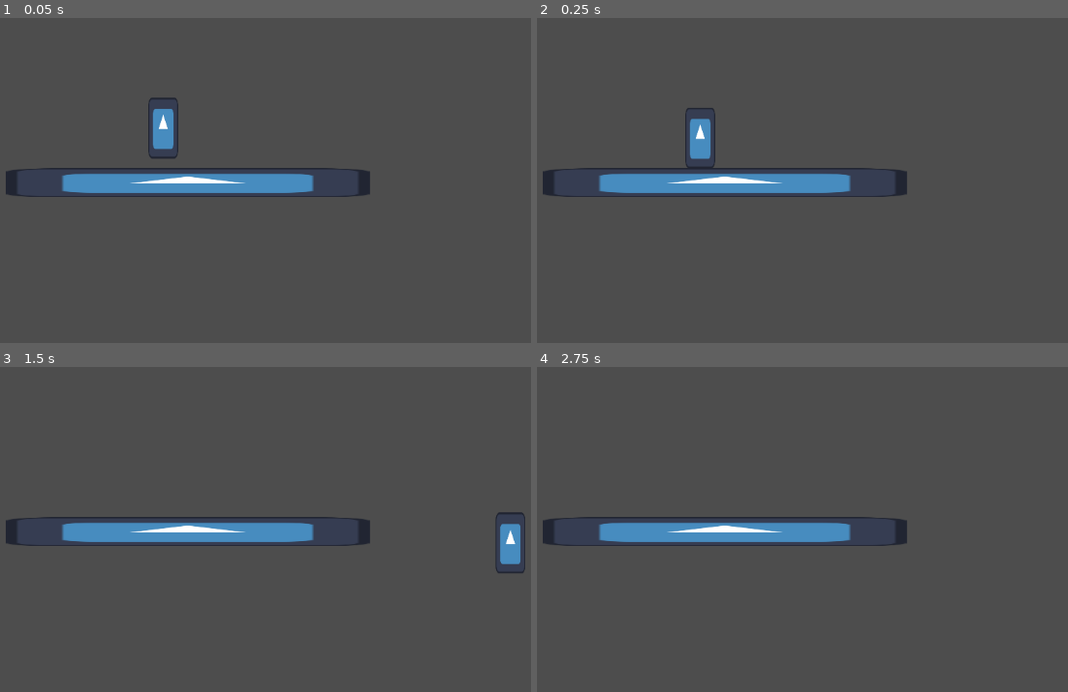
Above: before the commit, frames 1-4 (two rows, left to right).
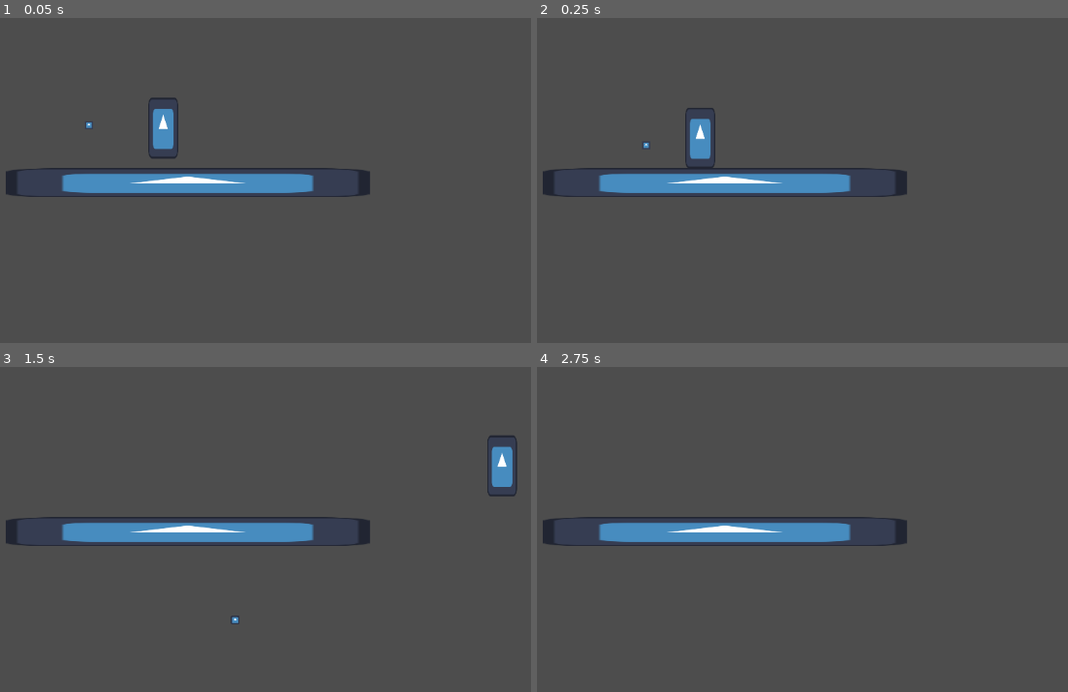
Above: after the commit, the same moments.

Repository: Mkath1423/wgdc-w25-game-jam
Game: Godot game, scene res://scenes/testing/player_testing.tscn
Same seed, same stepped clock (60 frames per second), same inputs: the game is played once before the commit and once after it. This scene is started directly instead of the project's main scene. The engine's default icon, where the game draws it, is replaced by a stand-in: a white triangle on a blue panel in a dark square.
Inputs (mouse positions are in pixels of both pictures, inside the frame that each line leads up to):
- Up to frame 1 (0.05 s): no input
- Up to frame 2 (0.25 s): no input
- Up to frame 3 (1.5 s): tap Enter (ui_accept) at 0.5, 0.6 s; move the mouse to (334, 454) at 0.52 s; hold Right (ui_right) from 0.53 s (still down); tap Space (jump, bound only after the commit) at 0.77, 1.07 s; click (334, 454) at 0.8 s; move the mouse to (10, 497) at 1.27 s; click (10, 497) at 1.35 s
- Up to frame 4 (2.75 s): tap Space (jump, bound only after the commit) at 1.52, 1.82, 2.3 s; tap E (pickup, bound only after the commit) at 1.55, 2.1 s; tap Enter (ui_accept) at 2 s; move the mouse to (781, 380) at 2.02 s; release Right (ui_right) at 2.03 s; hold Left (ui_left) from 2.03 s (still down)

The runs differ from the first frame. In frame 1, less than 0.1% of the frame differs, in the area x 16-18%, y 32-34%; in frame 2, less than 0.1%; in frame 3, 1.3%, in the area x 43-99%, y 21-80%; in frame 4, nothing differs.

Commit message:
added the gun

Diff:
--- a/chill-out/project.godot
+++ b/chill-out/project.godot
@@ -15,6 +15,38 @@
 config/features=PackedStringArray("4.3", "GL Compatibility")
 config/icon="res://sprites/icon.svg"
 
+[input]
+
+move_left={
+"deadzone": 0.5,
+"events": [Object(InputEventKey,"resource_local_to_scene":false,"resource_name":"","device":-1,"window_id":0,"alt_pressed":false,"shift_pressed":false,"ctrl_pressed":false,"meta_pressed":false,"pressed":false,"keycode":0,"physical_keycode":65,"key_label":0,"unicode":97,"location":0,"echo":false,"script":null)
+, Object(InputEventKey,"resource_local_to_scene":false,"resource_name":"","device":-1,"window_id":0,"alt_pressed":false,"shift_pressed":false,"ctrl_pressed":false,"meta_pressed":false,"pressed":false,"keycode":0,"physical_keycode":4194319,"key_label":0,"unicode":0,"location":0,"echo":false,"script":null)
+]
+}
+move_right={
+"deadzone": 0.5,
+"events": [Object(InputEventKey,"resource_local_to_scene":false,"resource_name":"","device":-1,"window_id":0,"alt_pressed":false,"shift_pressed":false,"ctrl_pressed":false,"meta_pressed":false,"pressed":false,"keycode":0,"physical_keycode":68,"key_label":0,"unicode":100,"location":0,"echo":false,"script":null)
+, Object(InputEventKey,"resource_local_to_scene":false,"resource_name":"","device":-1,"window_id":0,"alt_pressed":false,"shift_pressed":false,"ctrl_pressed":false,"meta_pressed":false,"pressed":false,"keycode":0,"physical_keycode":4194321,"key_label":0,"unicode":0,"location":0,"echo":false,"script":null)
+]
+}
+jump={
+"deadzone": 0.5,
+"events": [Object(InputEventKey,"resource_local_to_scene":false,"resource_name":"","device":-1,"window_id":0,"alt_pressed":false,"shift_pressed":false,"ctrl_pressed":false,"meta_pressed":false,"pressed":false,"keycode":0,"physical_keycode":32,"key_label":0,"unicode":32,"location":0,"echo":false,"script":null)
+, Object(InputEventKey,"resource_local_to_scene":false,"resource_name":"","device":-1,"window_id":0,"alt_pressed":false,"shift_pressed":false,"ctrl_pressed":false,"meta_pressed":false,"pressed":false,"keycode":0,"physical_keycode":4194320,"key_label":0,"unicode":0,"location":0,"echo":false,"script":null)
+, Object(InputEventKey,"resource_local_to_scene":false,"resource_name":"","device":-1,"window_id":0,"alt_pressed":false,"shift_pressed":false,"ctrl_pressed":false,"meta_pressed":false,"pressed":false,"keycode":0,"physical_keycode":87,"key_label":0,"unicode":119,"location":0,"echo":false,"script":null)
+]
+}
+fire={
+"deadzone": 0.5,
+"events": [Object(InputEventMouseButton,"resource_local_to_scene":false,"resource_name":"","device":-1,"window_id":0,"alt_pressed":false,"shift_pressed":false,"ctrl_pressed":false,"meta_pressed":false,"button_mask":1,"position":Vector2(169, 30),"global_position":Vector2(188, 121),"factor":1.0,"button_index":1,"canceled":false,"pressed":true,"double_click":false,"script":null)
+]
+}
+pickup={
+"deadzone": 0.5,
+"events": [Object(InputEventKey,"resource_local_to_scene":false,"resource_name":"","device":-1,"window_id":0,"alt_pressed":false,"shift_pressed":false,"ctrl_pressed":false,"meta_pressed":false,"pressed":false,"keycode":0,"physical_keycode":69,"key_label":0,"unicode":101,"location":0,"echo":false,"script":null)
+]
+}
+
 [rendering]
 
 renderer/rendering_method="gl_compatibility"
--- a/chill-out/scenes/player.tscn
+++ b/chill-out/scenes/player.tscn
@@ -1,15 +1,15 @@
-[gd_scene load_steps=4 format=3 uid="uid://bsiba0xh01axl"]
+[gd_scene load_steps=5 format=3 uid="uid://bsiba0xh01axl"]
 
 [ext_resource type="Script" path="res://sprites/player.gd" id="1_g6mxo"]
 [ext_resource type="Texture2D" uid="uid://dtk4alli1j447" path="res://sprites/icon.svg" id="2_kevla"]
+[ext_resource type="PackedScene" uid="uid://b2siuigsiugyw" path="res://scenes/thermal_gun.tscn" id="3_w65ue"]
 
 [sub_resource type="CapsuleShape2D" id="CapsuleShape2D_lnf7x"]
 radius = 44.0
 height = 180.0
 
-[node name="player" type="CharacterBody2D"]
+[node name="player" type="CharacterBody2D" groups=["player"]]
 position = Vector2(-3, 4)
-collision_layer = 3
 script = ExtResource("1_g6mxo")
 ground_move_speed = 1000
 air_move_speed = 1000
@@ -29,3 +29,6 @@
 
 [node name="CollisionShape2D" type="CollisionShape2D" parent="."]
 shape = SubResource("CapsuleShape2D_lnf7x")
+
+[node name="ThermalGun" parent="." instance=ExtResource("3_w65ue")]
+position = Vector2(280.846, 432.313)
--- /dev/null
+++ b/chill-out/scenes/projectile.tscn
@@ -0,0 +1,20 @@
+[gd_scene load_steps=4 format=3 uid="uid://c5mnkal840l8g"]
+
+[ext_resource type="Script" path="res://src/projectile.gd" id="1_6mmnj"]
+[ext_resource type="Texture2D" uid="uid://dtk4alli1j447" path="res://sprites/icon.svg" id="1_nk34w"]
+
+[sub_resource type="CircleShape2D" id="CircleShape2D_2e27c"]
+
+[node name="Projectile" type="Area2D" groups=["projectile"]]
+script = ExtResource("1_6mmnj")
+move_speed = 300.0
+
+[node name="Sprite2D" type="Sprite2D" parent="."]
+scale = Vector2(0.2, 0.2)
+texture = ExtResource("1_nk34w")
+
+[node name="CollisionShape2D" type="CollisionShape2D" parent="."]
+shape = SubResource("CircleShape2D_2e27c")
+
+[node name="RayCast2D" type="RayCast2D" parent="."]
+collide_with_areas = true
--- a/chill-out/scenes/testing/player_testing.tscn
+++ b/chill-out/scenes/testing/player_testing.tscn
@@ -1,7 +1,8 @@
-[gd_scene load_steps=4 format=3 uid="uid://drg6qgphcnqn2"]
+[gd_scene load_steps=5 format=3 uid="uid://drg6qgphcnqn2"]
 
 [ext_resource type="PackedScene" uid="uid://bsiba0xh01axl" path="res://scenes/player.tscn" id="1_hffy6"]
 [ext_resource type="Texture2D" uid="uid://dtk4alli1j447" path="res://sprites/icon.svg" id="2_i048g"]
+[ext_resource type="PackedScene" uid="uid://c5mnkal840l8g" path="res://scenes/projectile.tscn" id="3_6g1o5"]
 
 [sub_resource type="RectangleShape2D" id="RectangleShape2D_5axcu"]
 size = Vector2(127.645, 123.535)
@@ -9,15 +10,8 @@
 [node name="PlayerTesting" type="Node2D"]
 
 [node name="player" parent="." instance=ExtResource("1_hffy6")]
-ground_move_speed = 1000
-air_move_speed = 1000
-jump_speed = 1000
 max_fall_speed = 400000
 coyote_frames = 20
-jump_buffering_frames = 5
-variable_jump_stopping = 3
-additional_fall_gravity_threshhold = 100.0
-additional_fall_gravity = 2.0
 apex_move_speed_bonus = 500
 apex_boost_threshhold = 100
 
@@ -34,3 +28,6 @@
 
 [node name="Camera2D" type="Camera2D" parent="."]
 zoom = Vector2(0.5, 0.5)
+
+[node name="Projectile" parent="." instance=ExtResource("3_6g1o5")]
+position = Vector2(-239, -17)
--- /dev/null
+++ b/chill-out/scenes/thermal_gun.tscn
@@ -0,0 +1,8 @@
+[gd_scene load_steps=2 format=3 uid="uid://b2siuigsiugyw"]
+
+[ext_resource type="Script" path="res://src/thermal_gun.gd" id="1_wnry3"]
+
+[node name="ThermalGun" type="Node2D"]
+script = ExtResource("1_wnry3")
+
+[node name="Sprite2D" type="Sprite2D" parent="."]
--- a/chill-out/sprites/player.gd
+++ b/chill-out/sprites/player.gd
@@ -34,7 +34,7 @@
 
 func check_for_jump_input():
 	# jump buffering
-	if Input.is_action_just_pressed("ui_accept"):
+	if Input.is_action_just_pressed("jump"):
 		was_jumping = jump_buffering_frames
 	else:
 		was_jumping -= 1
@@ -44,7 +44,7 @@
 		return
 
 	# variable jumps
-	if Input.is_action_just_released("ui_accept") and get_last_motion().y < 0:
+	if Input.is_action_just_released("jump") and get_last_motion().y < 0:
 		velocity.y = velocity.y / variable_jump_stopping
 		jumping = false
 
@@ -63,7 +63,7 @@
 	if jumping and not is_on_floor() and abs(get_last_motion().y) < apex_boost_threshhold:
 		speed += apex_move_speed_bonus
 
-	var direction = Input.get_axis("ui_left", "ui_right")
+	var direction = Input.get_axis("move_left", "move_right")
 	if direction:
 		velocity.x = direction * speed
 	else:
@@ -73,6 +73,16 @@
 	# fall velocity clamp
 	if velocity.y > max_fall_speed:
 		velocity.y = max_fall_speed
+
+func _process(delta):
+	if Input.is_action_just_pressed("fire"):
+		$ThermalGun.fire(
+			global_position,
+			get_global_mouse_position()
+		)
+
+	if Input.is_action_just_pressed("pickup"):
+		$ThermalGun.load(preload("res://scenes/projectile.tscn"))
 
 func _physics_process(delta):
 	# gravity
--- /dev/null
+++ b/chill-out/src/ammo_pickup.gd
@@ -0,0 +1,15 @@
+extends Node2D
+
+@export var total_ammo : int = 0
+@export var infinite_ammo : bool = false
+
+
+@export var ammo : PackedScene = null
+
+func can_take(n: int):
+	return total_ammo >= n or infinite_ammo
+
+func take_ammo():
+	if not infinite_ammo:
+		total_ammo -= 1
+	return ammo
--- /dev/null
+++ b/chill-out/src/projectile.gd
@@ -0,0 +1,22 @@
+class_name Projectile extends Node2D
+
+@export var move_speed : float = 0.0
+var move_direction : Vector2 = Vector2(1, 1)
+
+@onready var raycast = $RayCast2D
+
+func on_create(from: Vector2, to: Vector2):
+	global_position = from
+	move_direction = (to - from).normalized()
+	#rotate(move_direction.angle())
+	#raycast.target_position = move_direction * move_speed *  1/60
+
+func _physics_process(delta):
+	#raycast.force_raycast_update()
+	#
+	#if raycast.is_colliding():
+		#global_position = raycast.get_collision_point()
+		#print("AGHHH")
+		#
+	#else:
+	global_position += move_direction * move_speed * delta
--- /dev/null
+++ b/chill-out/src/thermal_gun.gd
@@ -0,0 +1,19 @@
+extends Node2D
+
+@export var max_capacity : int = 0
+var loaded_shots : Array[PackedScene] = []
+
+func can_load():
+	return loaded_shots.size() < max_capacity
+
+func load(ammo: PackedScene):
+	loaded_shots.append(ammo)
+
+func fire(from: Vector2, to: Vector2):
+	if loaded_shots.size() == 0:
+		return
+
+	var bullet = loaded_shots.pop_front().instantiate()
+	get_tree().root.add_child(bullet)
+	if bullet.has_method("on_create"):
+		bullet.on_create(from, to)
